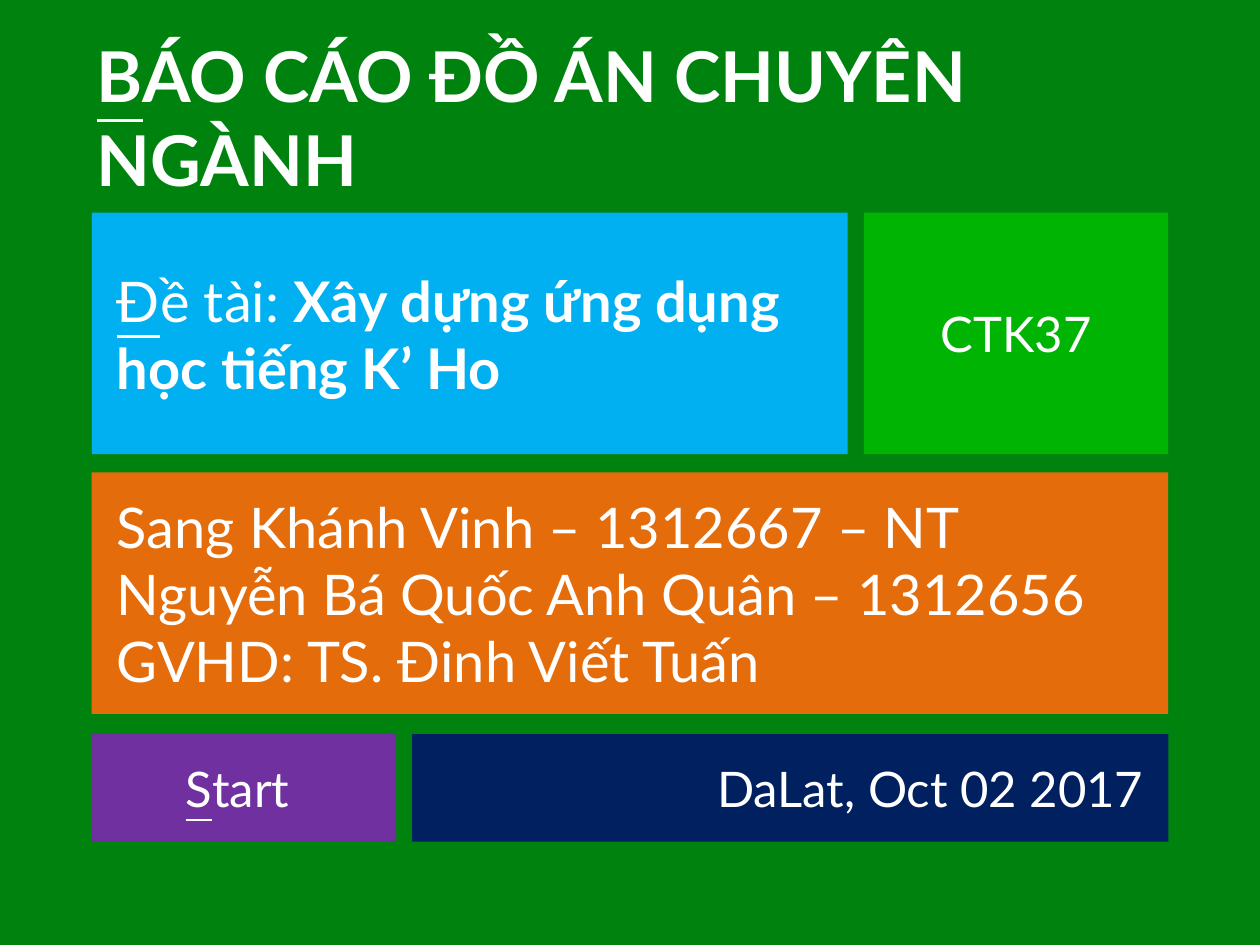
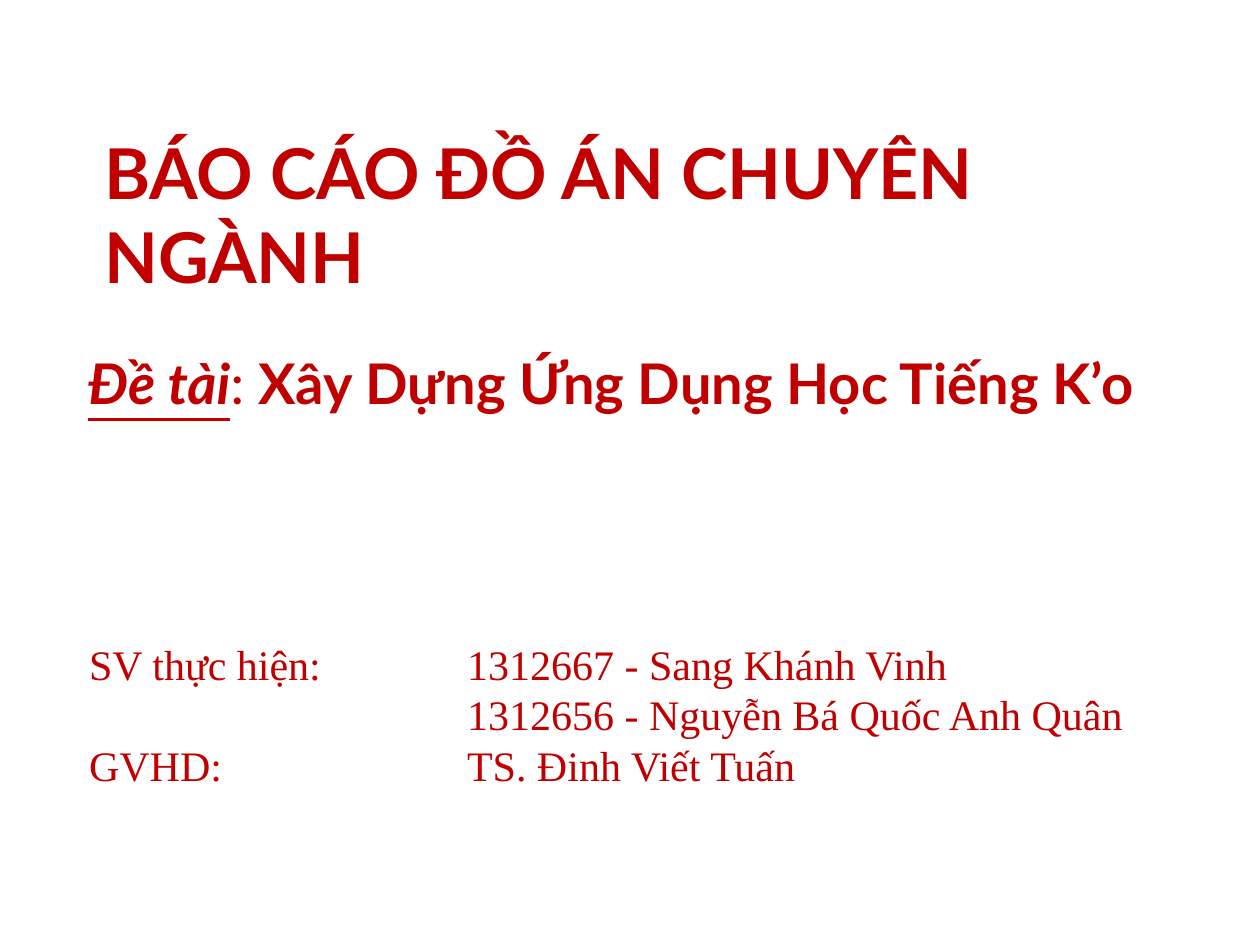
Before and after one commit to khanhvinhit/Do-An, a slide deck: slide 1 of THESIS/DACN_UD_Hoc_KHo_CTK37_ThuyetTrinh_06102017.pptx. Drawn at 1260x945 pixels with LibreOffice and Linux fonts; fonts in the diff are those of the drawing. Boxes give left, top, right and bottom in pixels: in the first picture for what was removed or moved away, otherwise in the second. Text is boxed around its words. In the diff, an @@ line names an element or a change of style, - is before the commit and + after.

```diff
--- a/THESIS/DACN_UD_Hoc_KHo_CTK37_ThuyetTrinh_06102017.pptx
+++ b/THESIS/DACN_UD_Hoc_KHo_CTK37_ThuyetTrinh_06102017.pptx
@@ background #00820F to #FFFFFF @@
@@ title "BÁO CÁO ĐỒ ÁN CHUYÊN ...": place and size @@
-title "BÁO CÁO ĐỒ ÁN CHUYÊN ..." at box(97, 42, 966, 187)
+title "BÁO CÁO ĐỒ ÁN CHUYÊN ..." at box(104, 138, 973, 284)
@@ title "BÁO CÁO ĐỒ ÁN CHUYÊN ..." at box(104, 138, 973, 284): text colour #FFFFFF to #C00000; underline off in "BÁO" @@
@@ rectangle removed at box(864, 213, 1169, 455) @@
-CTK37
@@ text "Đề tài: Xây Dựng Ứng ...": place and size @@
-text "Đề tài: Xây Dựng Ứng ..." at box(92, 213, 848, 455)
+text "Đề tài: Xây Dựng Ứng ..." at box(88, 356, 1133, 415)
@@ text "Đề tài: Xây Dựng Ứng ..." at box(88, 356, 1133, 415): fill #00B0F0 to none @@
@@ text at box(88, 356, 1133, 415): text changed; text colour #FFFFFF to #C00000 @@
-Đề tài: Xây dựng ứng dụng học tiếng K’ Ho
+Đề tài: Xây Dựng Ứng Dụng Học Tiếng K’o
@@ text "SV thực hiện: 1312667 - ...": place and size @@
-text "SV thực hiện: 1312667 - ..." at box(92, 472, 1168, 714)
+text "SV thực hiện: 1312667 - ..." at box(89, 650, 1123, 782)
@@ text "SV thực hiện: 1312667 - ..." at box(89, 650, 1123, 782): fill #E46C0A to none @@
@@ text at box(89, 650, 1123, 739): text changed; size 32 to 24 pt; font Lato to Times New Roman; text colour #FFFFFF to #C00000 @@
-Sang Khánh Vinh – 1312667 – NT
-Nguyễn Bá Quốc Anh Quân – 1312656
+SV thực hiện: 1312667 - Sang Khánh Vinh
+1312656 - Nguyễn Bá Quốc Anh Quân
@@ rectangle removed at box(92, 735, 397, 842) @@
-Start
@@ rectangle removed at box(412, 735, 1168, 842) @@
-DaLat, Oct 02 2017
@@ text at box(467, 750, 795, 782): size 32 to 24 pt, font Lato to Times New Roman, text colour #FFFFFF to #C00000 in "GVHD: TS. Đinh Viết Tuấn" @@
```
Also in this commit, not shown: 13 other slides changed, 12 slides added, 16 slides removed, 4 other files.
